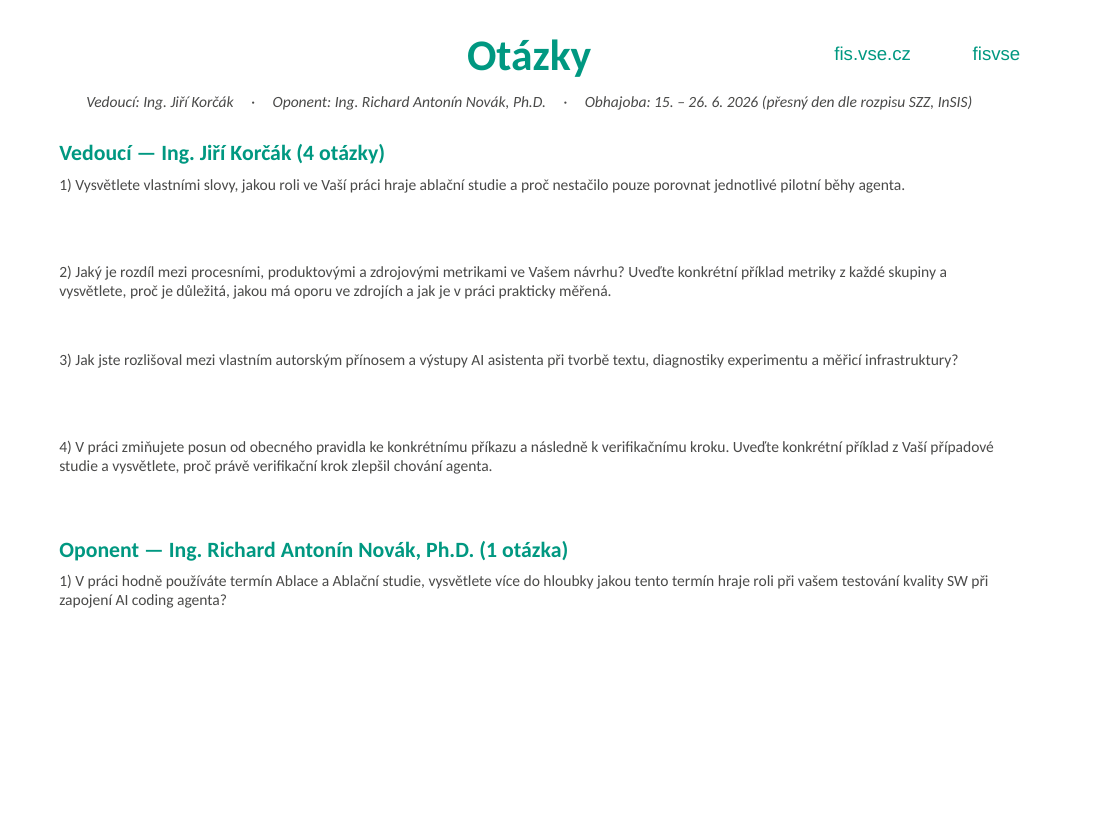
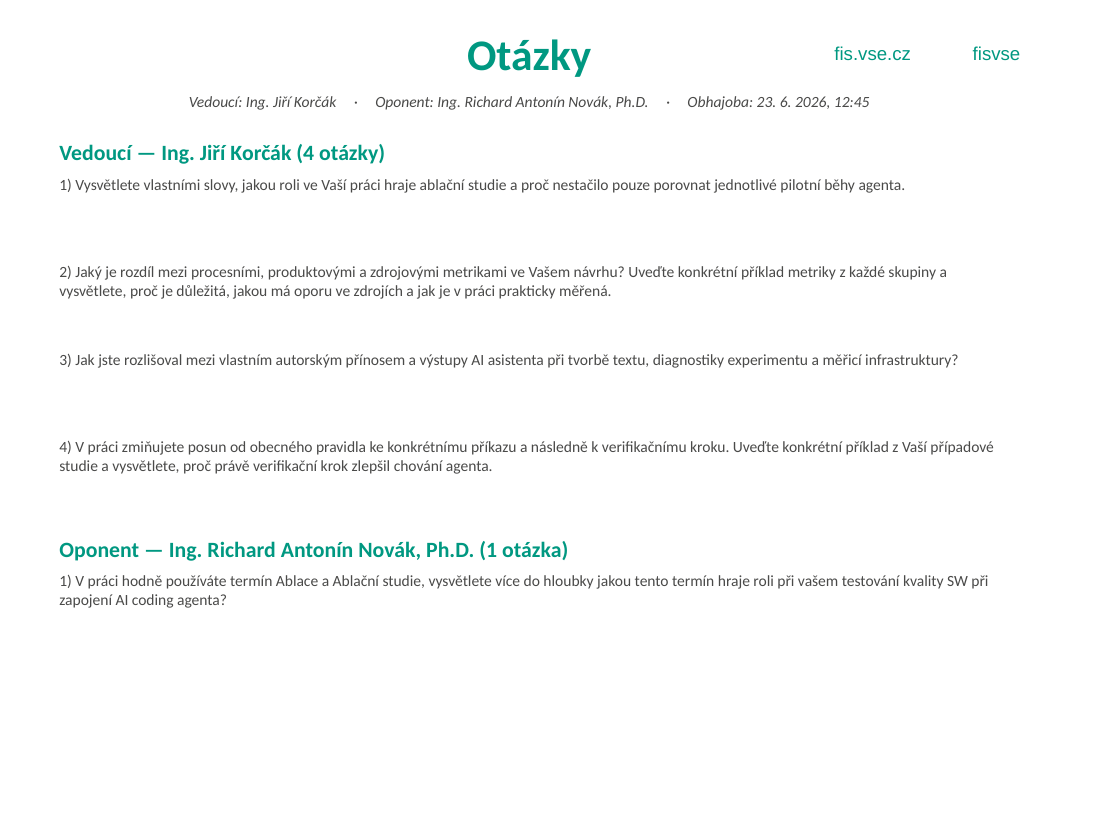
Before and after one commit to 7onc3k/Bakalarka, a slide deck: slide 9 of presentation/work/obhajoba-draft-v1.pptx. Drawn at 1120x840 pixels with LibreOffice and Linux fonts; fonts in the diff are those of the drawing; background and template pictures are left out. Boxes give left, top, right and bottom in pixels: in the first picture for what was removed or moved away, otherwise in the second. Text is boxed around its words. In the diff, an @@ line names an element or a change of style, - is before the commit and + after.

Commit message:
chore(presentation): slide 9 - upřesnit datum obhajoby na 23. 6. 2026, 12:45

```diff
--- a/presentation/work/obhajoba-draft-v1.pptx
+++ b/presentation/work/obhajoba-draft-v1.pptx
@@ text at (x1=189, y1=96, x2=870, y2=110): text changed @@
-Vedoucí: Ing. Jiří Korčák · Oponent: Ing. Richard Antonín Novák, Ph.D. · Obhajoba: 15. – 26. 6. 2026 (přesný den dle rozpisu SZZ, InSIS)
+Vedoucí: Ing. Jiří Korčák · Oponent: Ing. Richard Antonín Novák, Ph.D. · Obhajoba: 23. 6. 2026, 12:45
```
Also in this commit, not shown: 3 other files.
